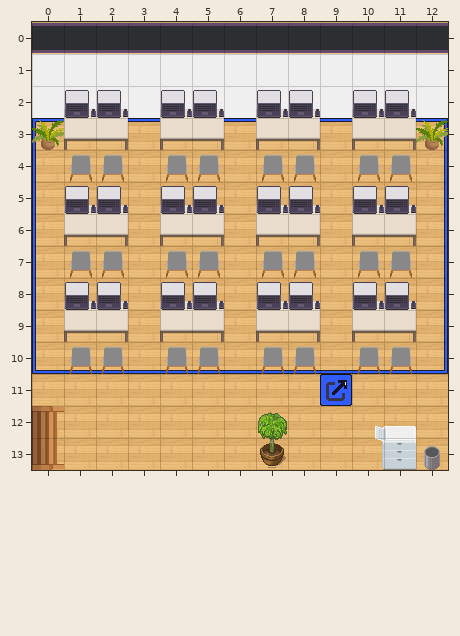
Tiled map (JSON) -- travail.tmj. The picture above is the old version.
Cells are 32x32 px. Shown: x 0..12, y 0..13.
Once edited:
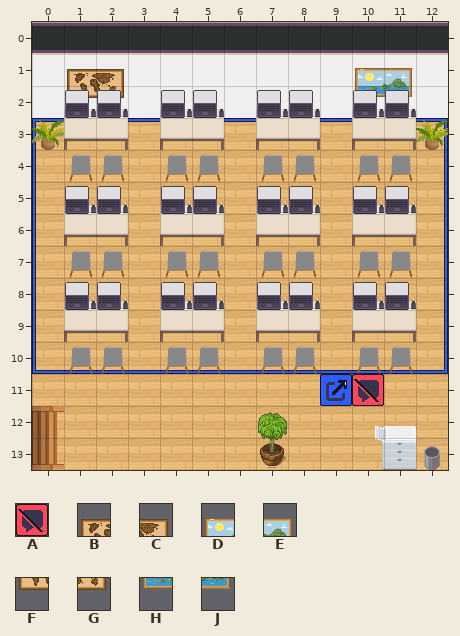
Key: from "Chunk 1": A 11, B 35, C 36, D 37, E 38, F 39, G 40, H 41, J 42.
_ is an empty cell.
Tiles of an added or newly shown layer are drawn over the layers below it.
The exact change:
Changed rows in their new state; . is an unchanged cell.
Layer "Sols/zone de silence" (added):
first column x 10:
11 A
Layer "Composants/décoration" (added):
first column x 1:
 1 BC.......DE
 2 FG.......HJ
Boxes around the changes in both pictures, in picture pixels (x1, y1, x2, y2):
added: (67, 69, 124, 98)
added: (355, 68, 412, 97)
added: (352, 374, 384, 406)
